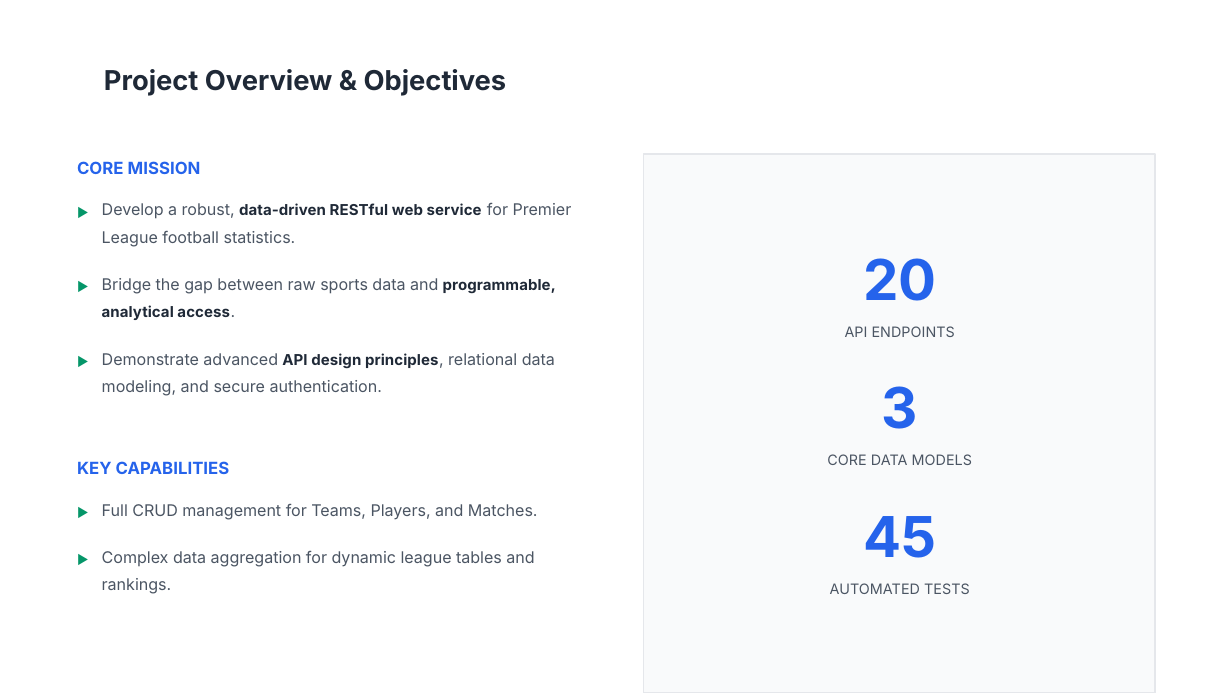
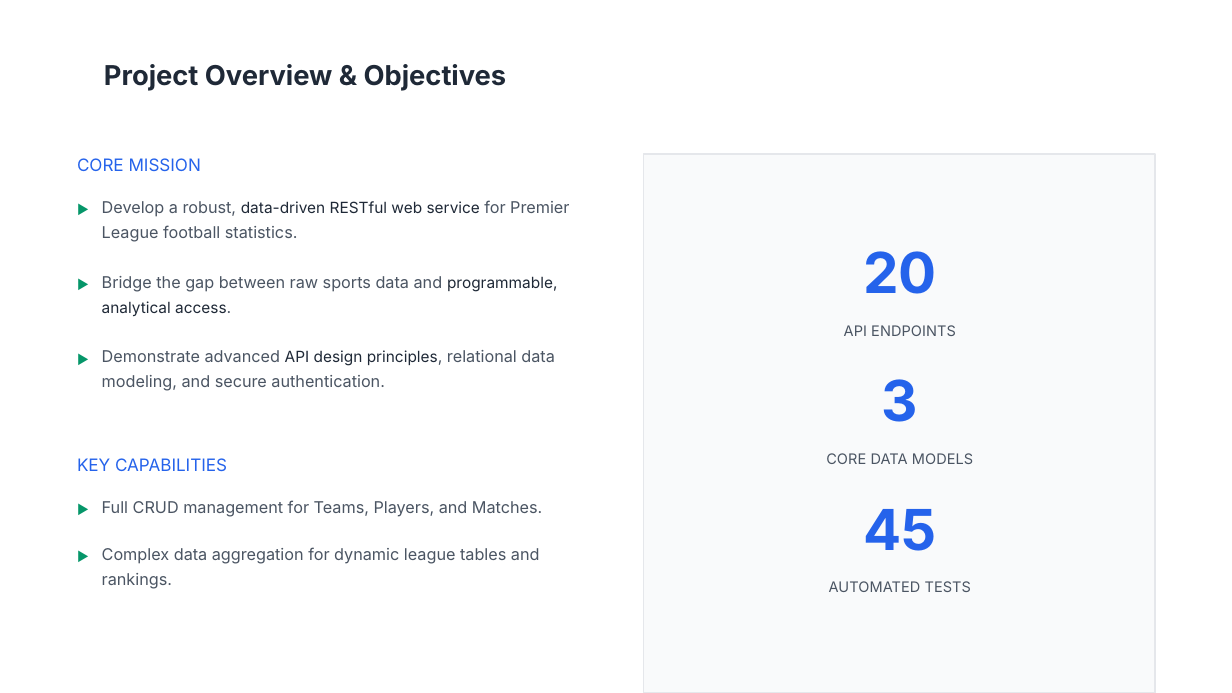
Before and after one commit to Leo-Chen-cs/Web-services-and-web-data-cw1, a slide deck: slide 2 of docs/Football_Analytics_API_-_Technical_Presentation.pptx. Drawn at 1232x693 pixels with LibreOffice and Linux fonts; fonts in the diff are those of the drawing; background and template pictures are left out. Boxes give left, top, right and bottom in pixels: in the first picture for what was removed or moved away, otherwise in the second. Text is boxed around its words. In the diff, an @@ line names an element or a change of style, - is before the commit and + after.

```diff
--- a/docs/Football_Analytics_API_-_Technical_Presentation.pptx
+++ b/docs/Football_Analytics_API_-_Technical_Presentation.pptx
@@ text "Project Overview & Objectives" at (104, 64, 507, 91): line spacing 22pt to 1 @@
@@ text "CORE MISSION" at (77, 158, 201, 171): size 9.9 to 10 pt, bold off; line spacing 14pt to 1 @@
@@ text "Develop a robust, data-driven RESTful ..." at (102, 200, 569, 242): size 9.4 to 9.5 pt in "Develop a robust, for Premier League football ..."; size 8.8 to 9 pt, bold off in "data-driven RESTful web service"; line spacing 16pt to 1.28 @@
@@ text "Bridge the gap between raw ..." at (102, 276, 557, 316): size 9.4 to 9.5 pt in "Bridge the gap between raw sports data ..."; size 8.8 to 9 pt, bold off in "programmable, analytical access."; line spacing 16pt to 1.28 @@
@@ text "Demonstrate advanced API design principles, ..." at (102, 350, 555, 391): size 9.4 to 9.5 pt in "Demonstrate advanced principles, relational data modeling, a ..."; size 8.8 to 9 pt, bold off in "API design principles,"; line spacing 16pt to 1.28 @@
@@ text "KEY CAPABILITIES" at (77, 458, 227, 472): size 9.9 to 10 pt, bold off; line spacing 14pt to 1 @@
@@ text "Full CRUD management for Teams, ..." at (102, 500, 542, 517): size 9.4 to 9.5 pt; line spacing 16pt to 1.28 @@
@@ size 32.9 to 33 pt; line spacing 36pt to 0.8 in 3 elements at (863, 251, 937, 294), (882, 379, 918, 422), (863, 509, 936, 551) @@
@@ size 7.3 to 7.5 pt; line spacing 13pt to 1.28 in 5 elements at (76, 197, 86, 218), (76, 272, 86, 293), (76, 347, 86, 368), (76, 498, 86, 519), (76, 545, 86, 565) @@
@@ text "Complex data aggregation for dynamic ..." at (102, 547, 540, 589): size 9.4 to 9.5 pt; line spacing 16pt to 1.28 @@
@@ size 8.3 to 8.5 pt; line spacing 11pt to 1 in 3 elements at (844, 325, 956, 336), (826, 453, 973, 464), (829, 581, 971, 592) @@
```
Also in this commit, not shown: 7 other slides changed, 4 slides added, 1 slide removed, 3 other files.
